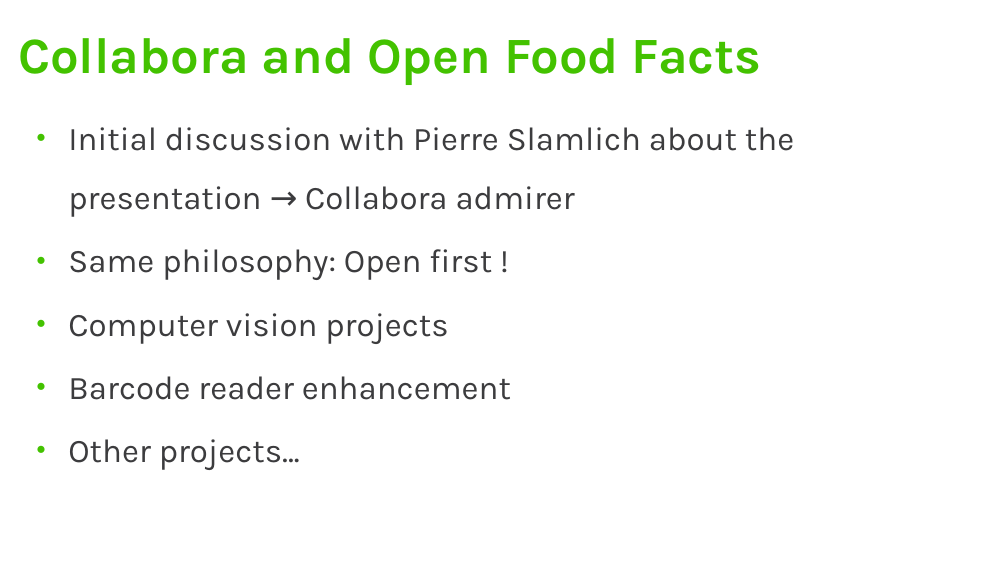
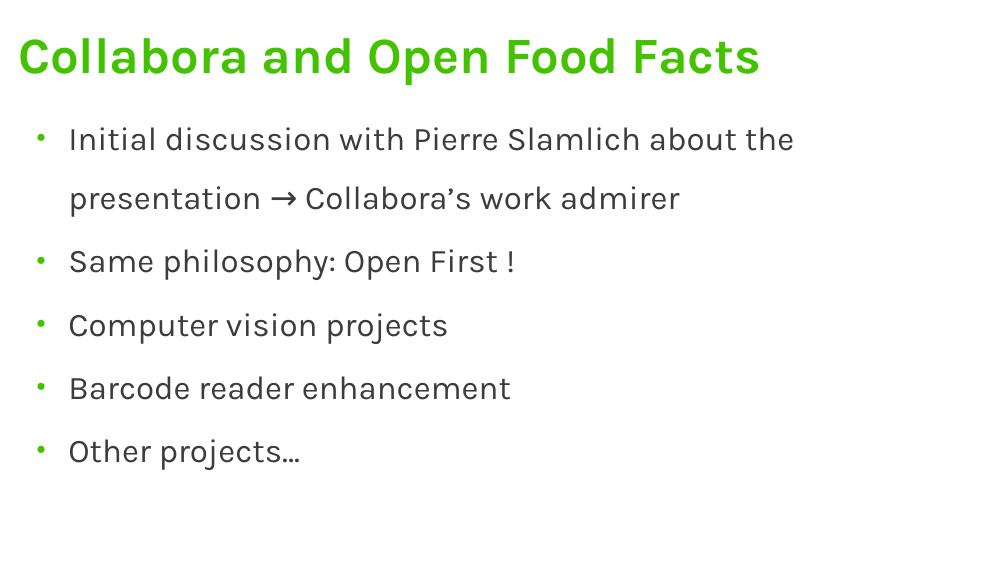
Before and after one commit to dabrain34/DabrainDocs, a slide deck: slide 21 of Presentation/OpenFoodFacts/openfoodfacts.odp (slide 16 before the commit). Drawn at 1008x567 pixels with LibreOffice and Linux fonts; fonts in the diff are those of the drawing; background and template pictures are left out. Boxes give left, top, right and bottom in pixels: in the first picture for what was removed or moved away, otherwise in the second. Text is boxed around its words. In the diff, an @@ line names an element or a change of style, - is before the commit and + after.

Commit message:
RC2 of OFF

```diff
--- a/Presentation/OpenFoodFacts/openfoodfacts.odp
+++ b/Presentation/OpenFoodFacts/openfoodfacts.odp
@@ text at (x1=68, y1=127, x2=794, y2=280): text changed @@
-● Initial discussion with Pierre Slamlich about the presentation → Collabora admirer
-● Same philosophy: Open first !
+● Initial discussion with Pierre Slamlich about the presentation → Collabora’s work admirer
+● Same philosophy: Open First !
```
Also in this commit, not shown: 13 other slides changed, 3 slides added, 1 slide removed.
